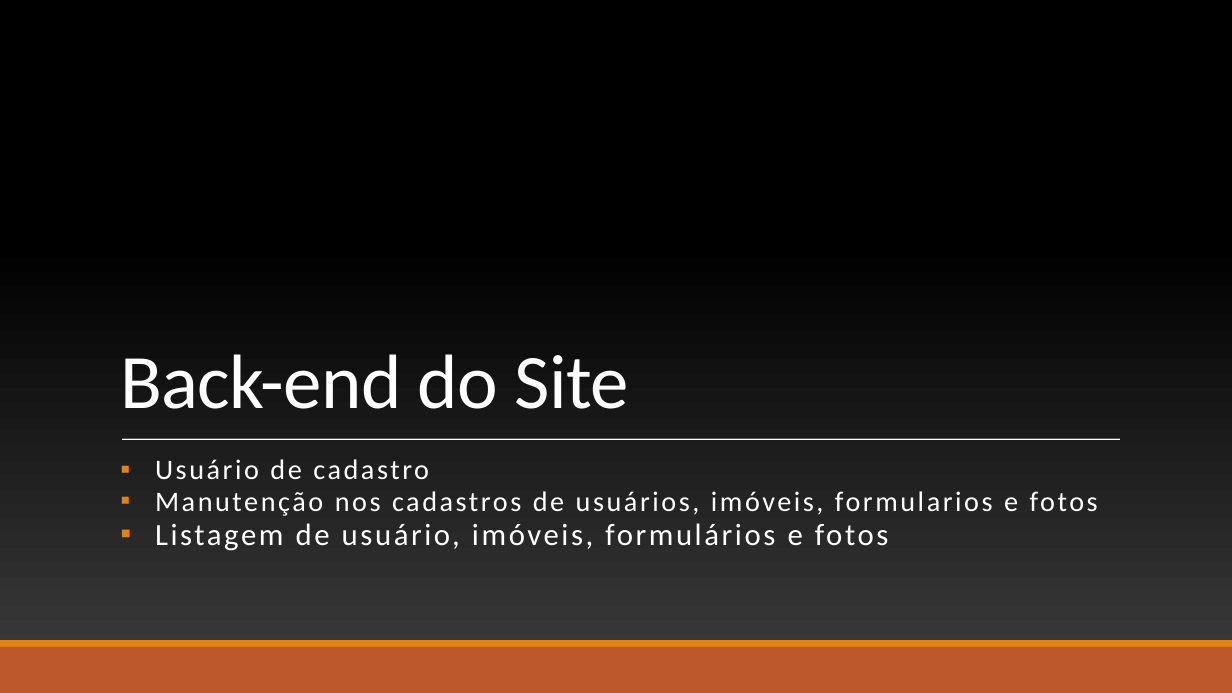
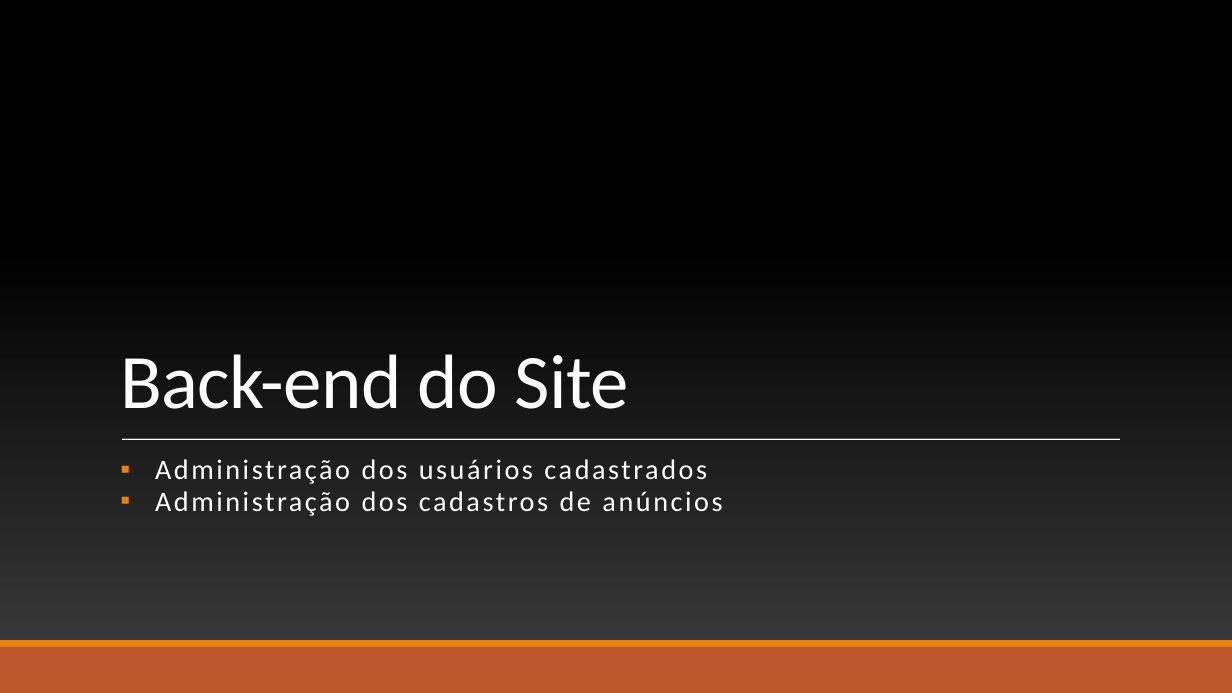
Before and after one commit to rogeriotadeudosreis/Projeto-Anuncio-de-Imoveis, a slide deck: slide 7 of Documentacao/apresentacao_fabrica_de_software_ADS4.pptx. Drawn at 1232x693 pixels with LibreOffice and Linux fonts; fonts in the diff are those of the drawing; background and template pictures are left out. Boxes give left, top, right and bottom in pixels: in the first picture for what was removed or moved away, otherwise in the second. Text is boxed around its words. In the diff, an @@ line names an element or a change of style, - is before the commit and + after.

```diff
--- a/Documentacao/apresentacao_fabrica_de_software_ADS4.pptx
+++ b/Documentacao/apresentacao_fabrica_de_software_ADS4.pptx
@@ subtitle at [155, 459, 722, 516]: text changed @@
-▪ Usuário de cadastro
-▪ Manutenção nos cadastros de usuários, imóveis, formularios e fotos
-▪ Listagem de usuário, imóveis, formulários e fotos
+▪ Administração dos usuários cadastrados
+▪ Administração dos cadastros de anúncios
```
Also in this commit, not shown: 2 other files.
